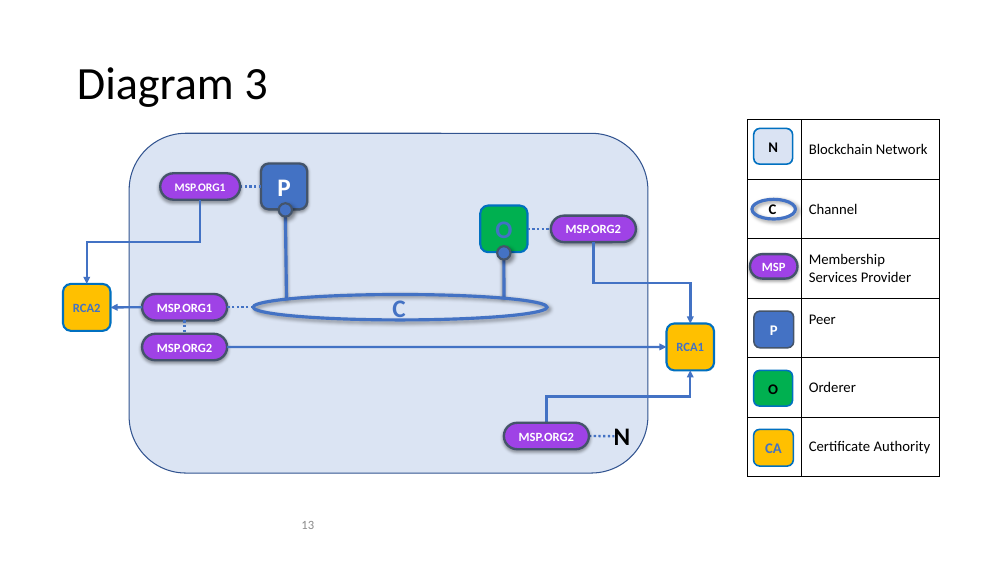
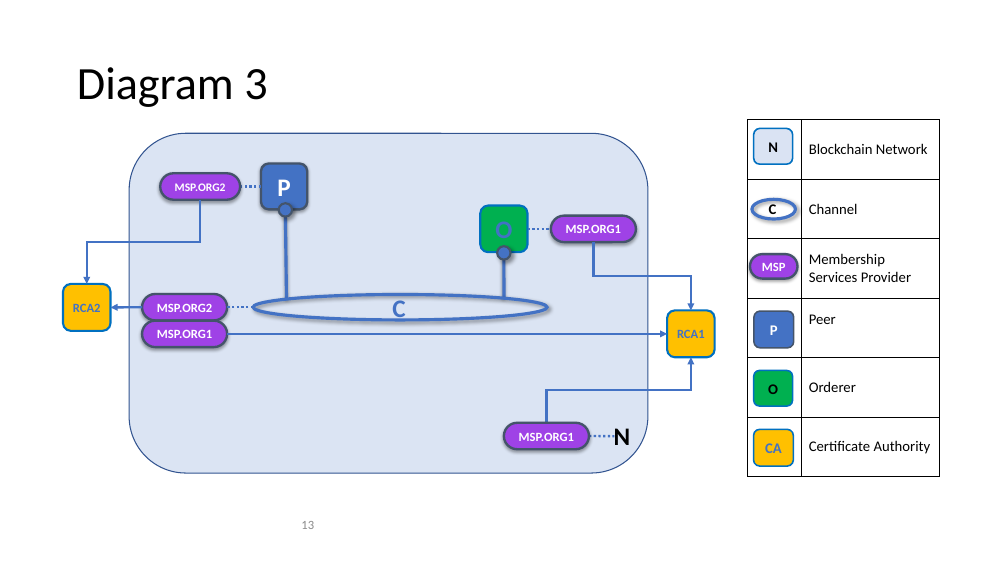
Before and after one commit to FabricTOC/FabricTOC, a slide deck: slide 13 of docs/OtherSourceMaterial/Diagrams.pptx. Drawn at 1008x567 pixels with LibreOffice and Linux fonts; fonts in the diff are those of the drawing. Boxes give left, top, right and bottom in pixels: in the first picture for what was removed or moved away, otherwise in the second. Text is boxed around its words. In the diff, an @@ line names an element or a change of style, - is before the commit and + after.

```diff
--- a/docs/OtherSourceMaterial/Diagrams.pptx
+++ b/docs/OtherSourceMaterial/Diagrams.pptx
@@ elbow arrow moved from (594, 242) - (690, 324) to (594, 242) - (691, 311) @@
@@ 2 rounded rectangles, 1 arrow: place and size @@
-2 rounded rectangles, 1 arrow at <box>142,324,715,371</box>
+2 rounded rectangles, 1 arrow at <box>142,311,715,358</box>
@@ text in rounded rectangle at <box>157,303,212,312</box>: text changed @@
-MSP.ORG1
+MSP.ORG2
@@ text in rounded rectangle at <box>157,329,212,338</box>: text changed @@
-MSP.ORG2
+MSP.ORG1
@@ line removed from (185, 321) to (185, 334) @@
@@ elbow arrow moved from (547, 423) - (690, 371) to (547, 423) - (691, 358) @@
```
Also in this commit, not shown: 2 other files.
